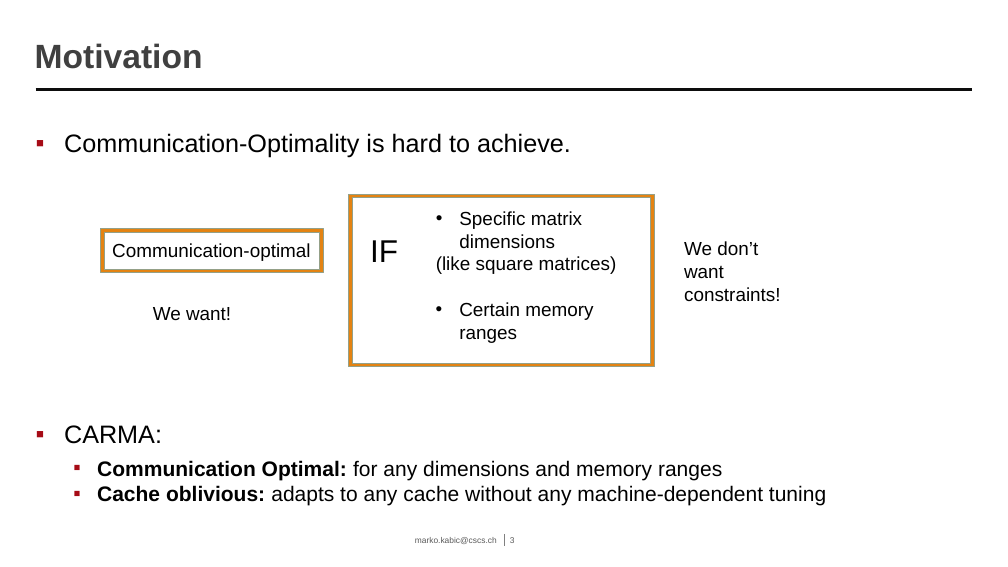
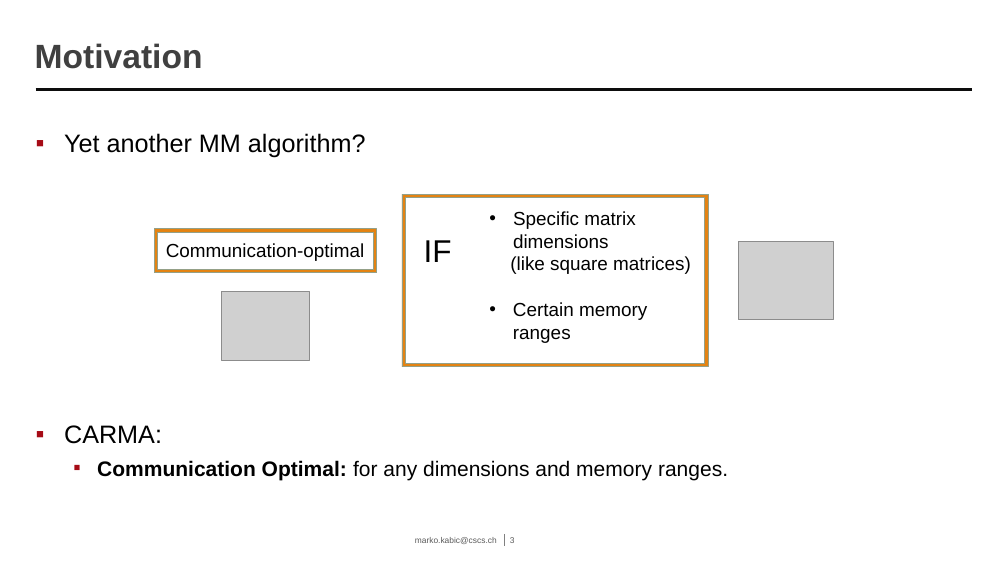
Before and after one commit to eth-cscs/COSMA, a slide deck: slide 3 of presentation/CARMA.pptx. Drawn at 1008x567 pixels with LibreOffice and Linux fonts; fonts in the diff are those of the drawing; grey boxes stand for pictures; background and template pictures are left out. Boxes give left, top, right and bottom in pixels: in the first picture for what was removed or moved away, otherwise in the second. Text is boxed around its words. In the diff, an @@ line names an element or a change of style, - is before the commit and + after.

```diff
--- a/presentation/CARMA.pptx
+++ b/presentation/CARMA.pptx
@@ text at box(64, 133, 366, 158): text changed @@
-▪ Communication-Optimality is hard to achieve.
+▪ Yet another MM algorithm?
@@ 4 texts, 2 frames: place and size @@
-4 texts, 2 frames at box(101, 194, 655, 367)
+4 texts, 2 frames at box(154, 194, 709, 367)
@@ text removed at box(684, 241, 781, 302) @@
-We don’t want constraints!
@@ picture added at box(739, 242, 833, 320) @@
@@ picture added at box(222, 292, 310, 360) @@
@@ text removed at box(153, 307, 231, 321) @@
-We want!
@@ text at box(97, 460, 728, 480): text changed @@
-  ▪ Communication Optimal: for any dimensions and memory ranges
-  ▪ Cache oblivious: adapts to any cache without any machine-dependent tuning
+  ▪ Communication Optimal: for any dimensions and memory ranges.
```
Also in this commit, not shown: 7 other slides changed, 9 slides added, 2 slides removed, 9 other files.
